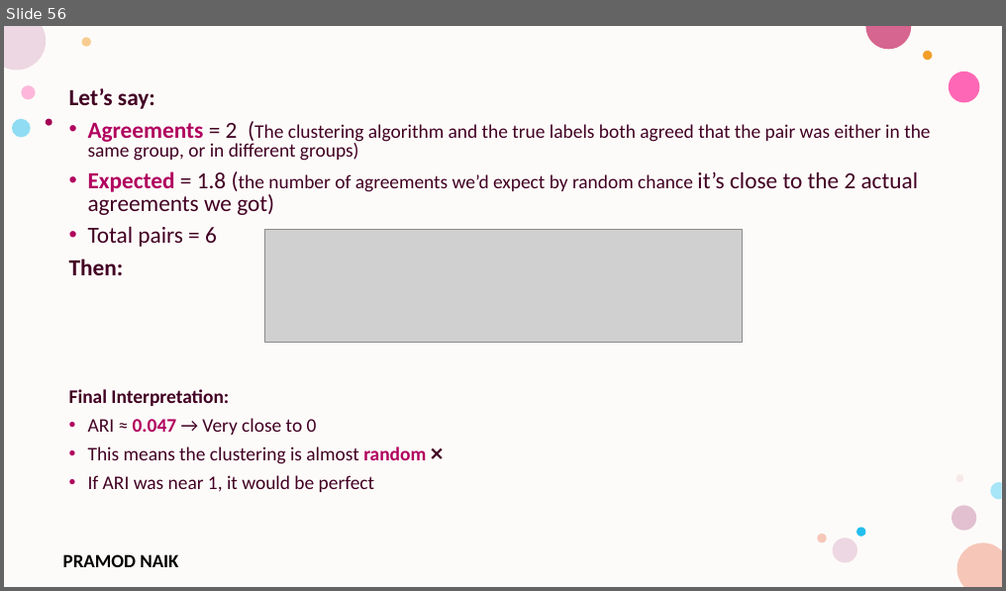
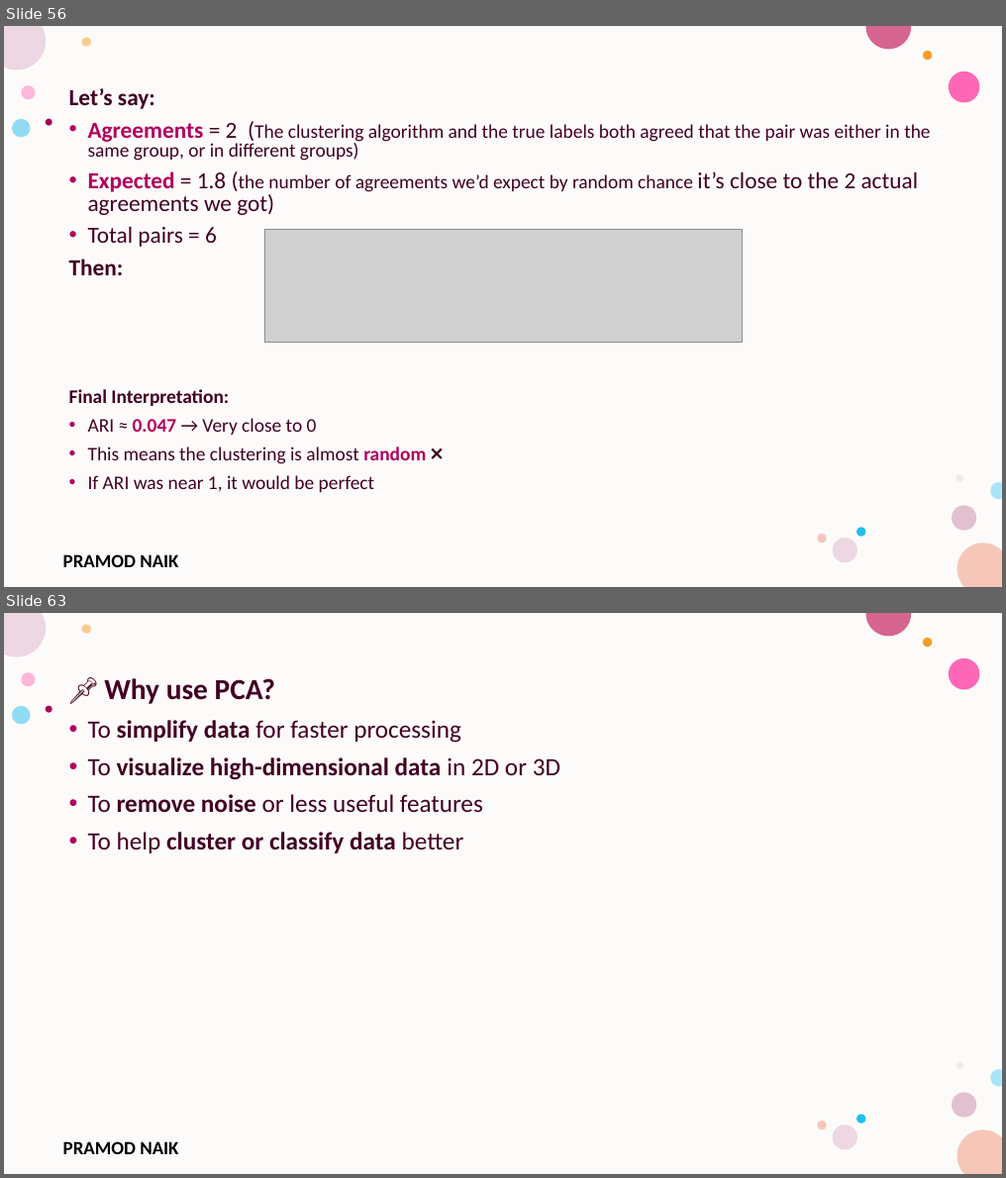
Before and after one commit to PRAMODNAIK-DEV/MCA-2nd-Sem-ML-Data-Analytics-Shridevi-College, a slide deck: Theory Class-Notes/Unit-3 Unsupervised Learning.pptx. Shown one above the other, each under a label of ours: slide 56 before the commit, slides 56 and 63 after it; the slides between them are not shown. The pictures are 1006x591 and 1006x1178 pixels, drawn with LibreOffice and Linux fonts; fonts in the diff are those of the drawing; grey boxes stand for pictures; background and template pictures are left out. Boxes give left, top, right and bottom in pixels: in the first picture for what was removed or moved away, otherwise in the second. Text is boxed around its words. In the diff, an @@ line names an element or a change of style, - is before the commit and + after.

```diff
--- a/Theory Class-Notes/Unit-3 Unsupervised Learning.pptx
+++ b/Theory Class-Notes/Unit-3 Unsupervised Learning.pptx
@@ slide 63 added at (4, 613, 1002, 1174), background #FFFFFF; not listed: 17 template elements that a slide beside it also shows @@
@@ text added at (88, 678, 560, 854), 24 pt, text #420023, bold @@
+📌 Why use PCA?
+• To simplify data for faster processing
+• To visualize high-dimensional data in 2D or 3D
+• To remove noise or less useful features
+• To help cluster or classify data better
```
Also in this commit, not shown: 2 slides changed, 33 other slides added, 3 slides removed, 2 other files.
